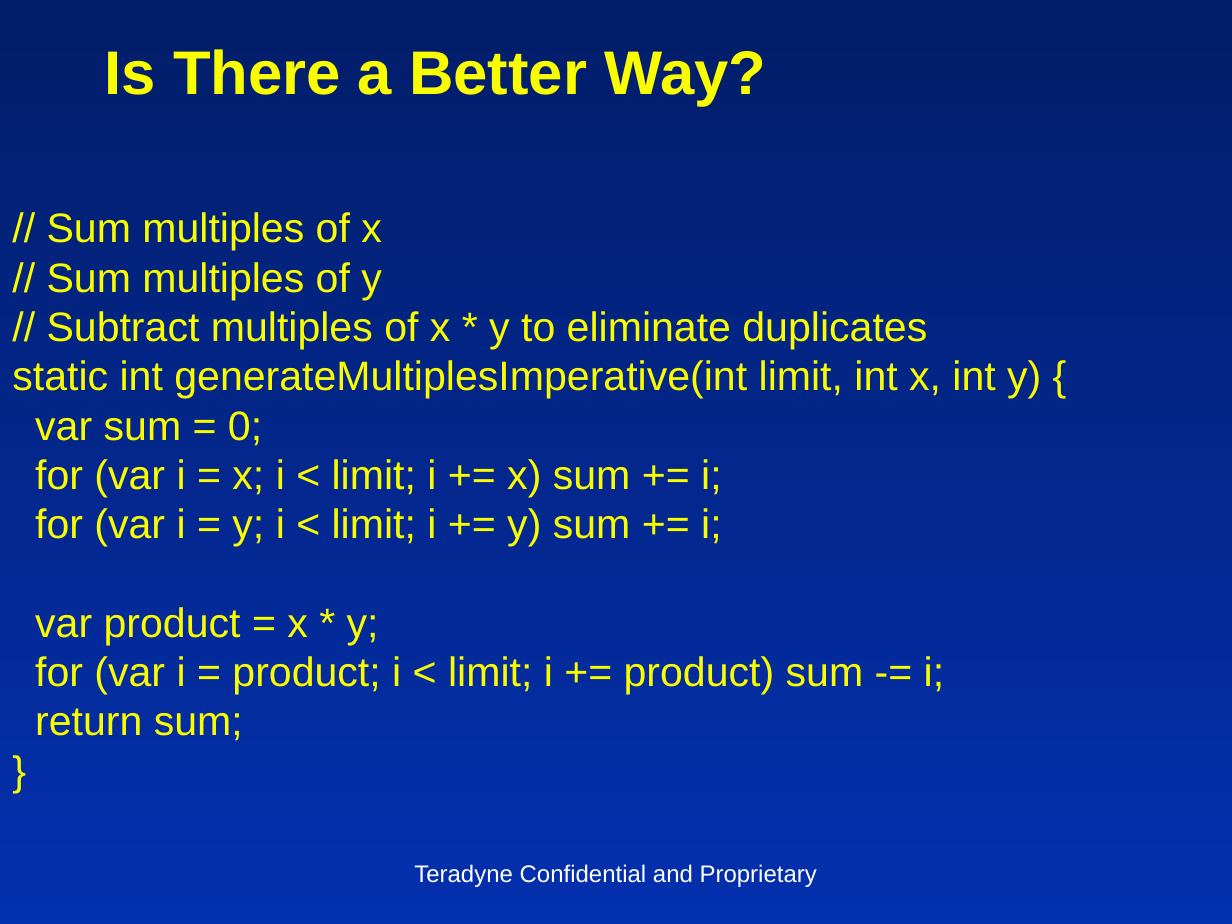
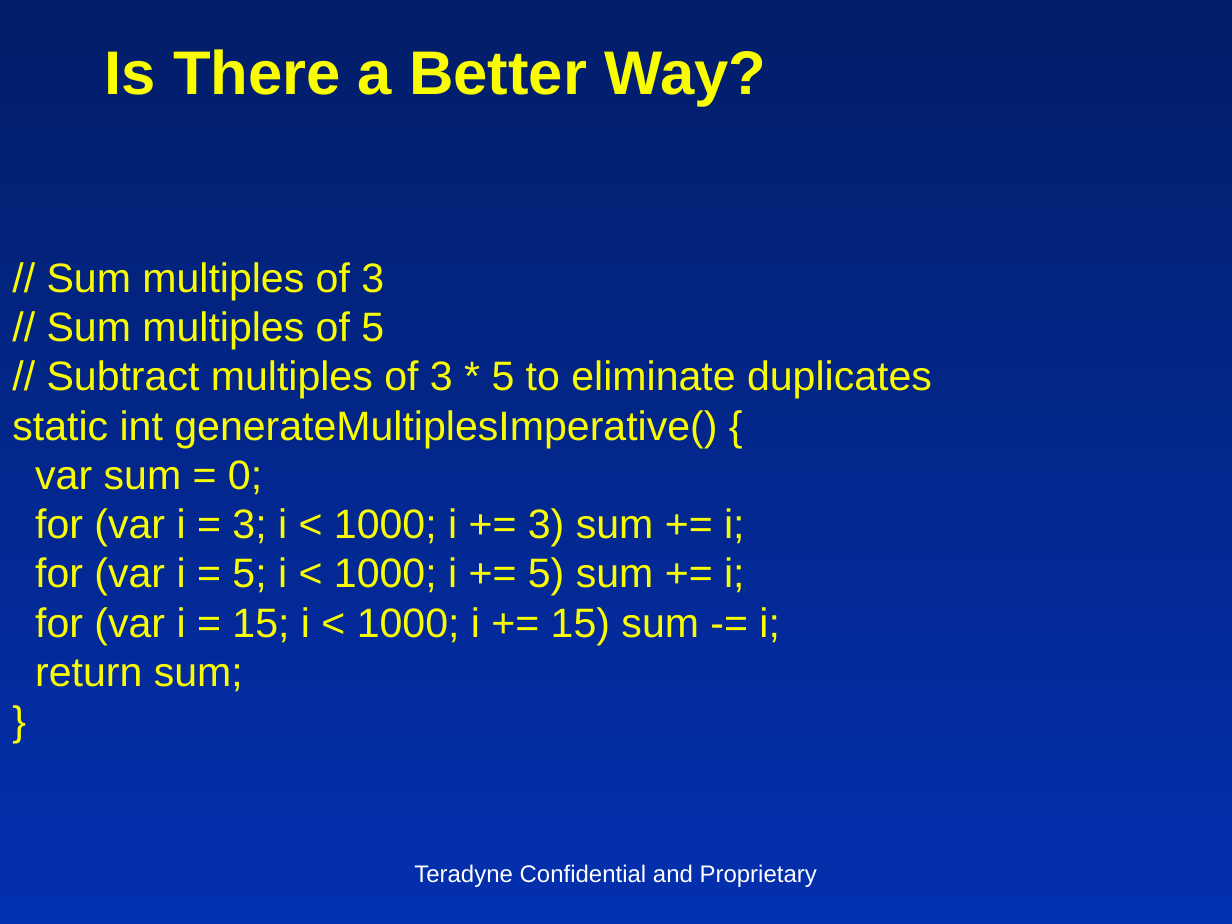
Before and after one commit to insideoutclub/Euler, a slide deck: slide 17 of FiveEasyPieces1.pptx. Drawn at 1232x924 pixels with LibreOffice and Linux fonts; fonts in the diff are those of the drawing. Boxes give left, top, right and bottom in pixels: in the first picture for what was removed or moved away, otherwise in the second. Text is boxed around its words. In the diff, an @@ line names an element or a change of style, - is before the commit and + after.

```diff
--- a/FiveEasyPieces1.pptx
+++ b/FiveEasyPieces1.pptx
@@ text at (x1=12, y1=262, x2=932, y2=448): text changed @@
-// Sum multiples of x
-// Sum multiples of y
-// Subtract multiples of x * y to eliminate duplicates
-static int generateMultiplesImperative(int limit, int x, int y) {
+// Sum multiples of 3
+// Sum multiples of 5
+// Subtract multiples of 3 * 5 to eliminate duplicates
+static int generateMultiplesImperative() {
@@ text at (x1=35, y1=508, x2=779, y2=645): text changed @@
-for (var i = x; i < limit; i += x) sum += i;
-for (var i = y; i < limit; i += y) sum += i;
-var product = x * y;
-for (var i = product; i < limit; i += product) sum -= i;
+for (var i = 3; i < 1000; i += 3) sum += i;
+for (var i = 5; i < 1000; i += 5) sum += i;
+for (var i = 15; i < 1000; i += 15) sum -= i;
```
Also in this commit, not shown: 17 other slides changed, 1 slide removed, 2 other files.
